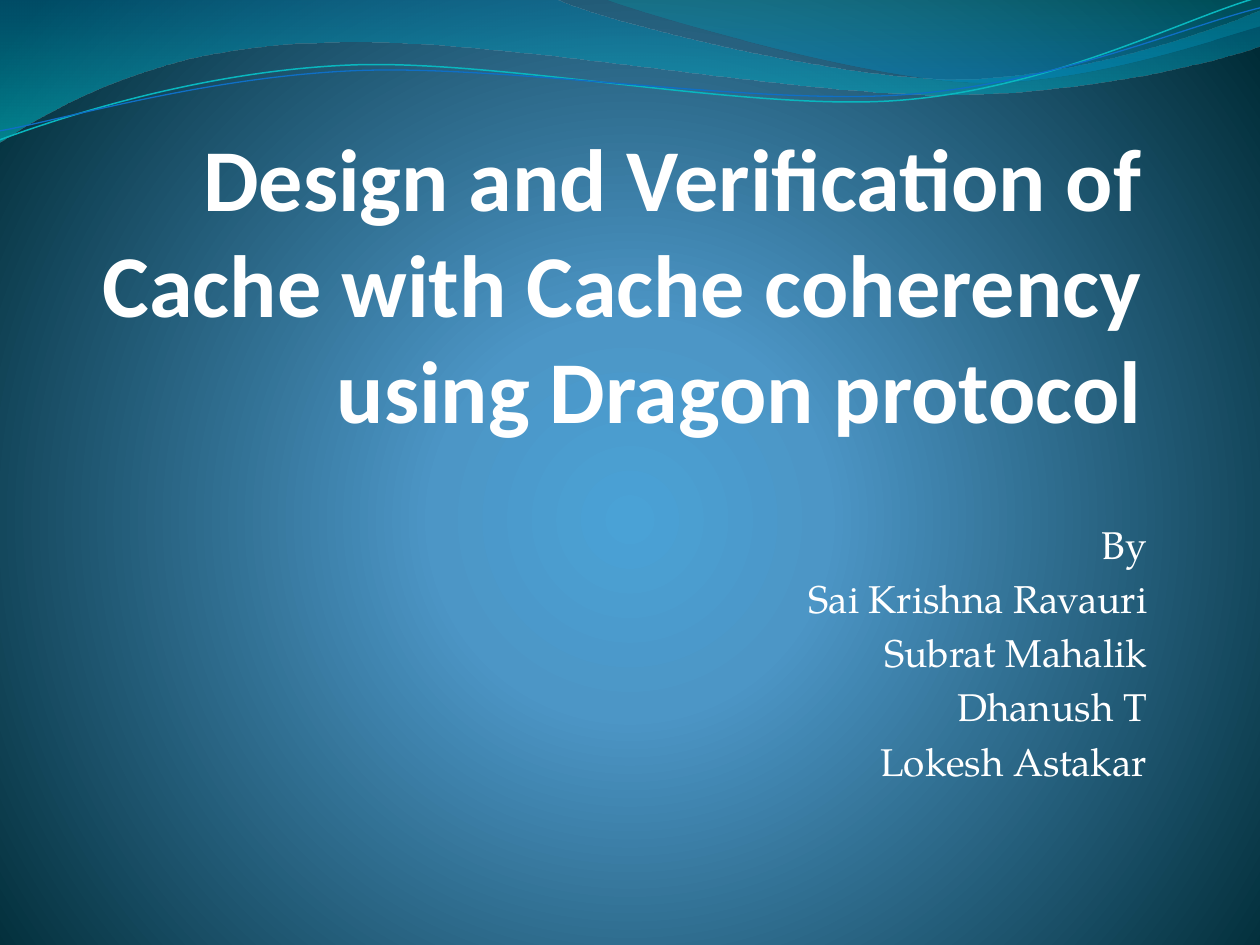
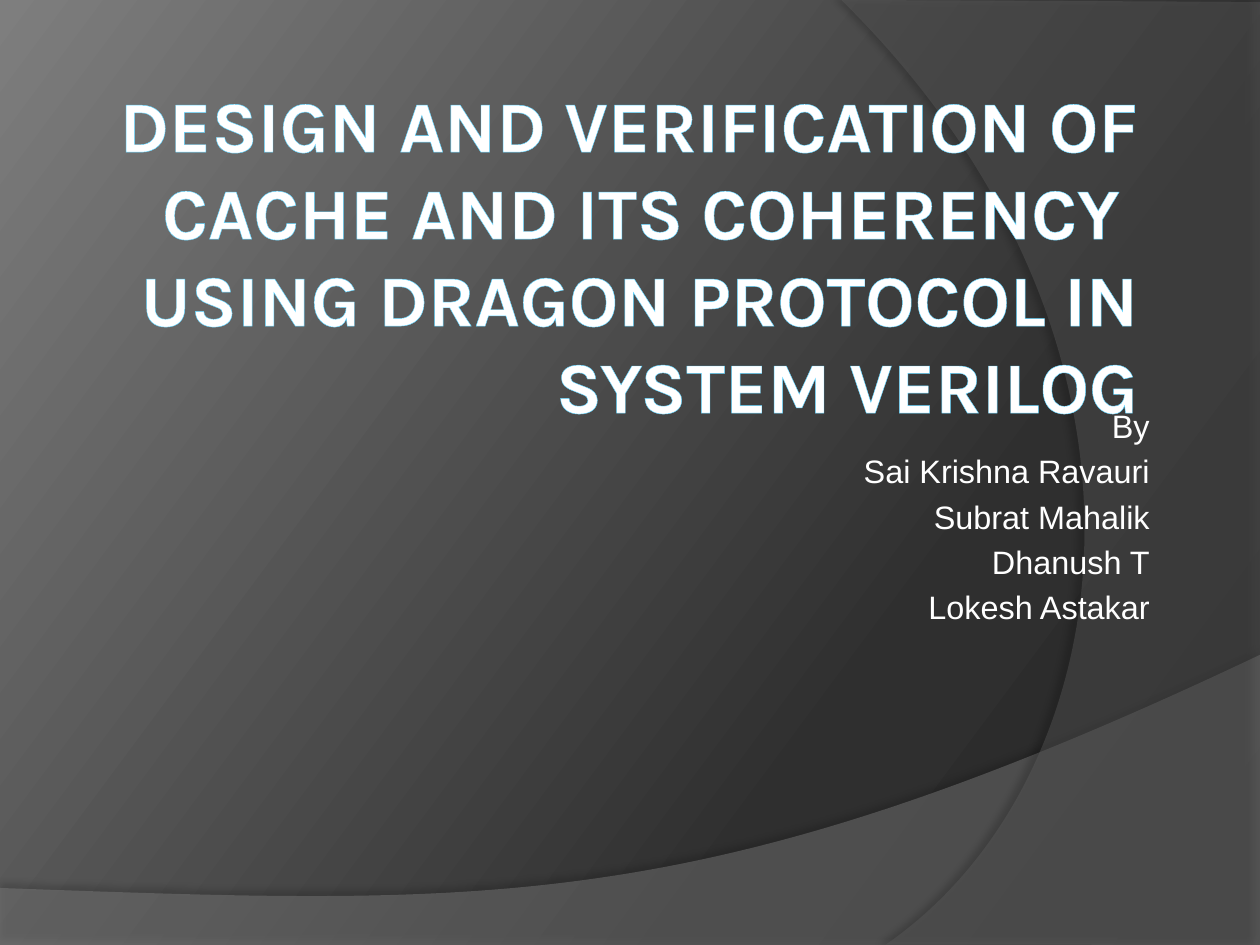
Before and after one commit to dhanusht6/system_verilog_project, a slide deck: slide 1 of Design and Verification of Cache with Cache coherency.pptx. Drawn at 1260x945 pixels with LibreOffice and Linux fonts; fonts in the diff are those of the drawing. Boxes give left, top, right and bottom in pixels: in the first picture for what was removed or moved away, otherwise in the second. Text is boxed around its words. In the diff, an @@ line names an element or a change of style, - is before the commit and + after.

```diff
--- a/Design and Verification of Cache with Cache coherency.pptx
+++ b/Design and Verification of Cache with Cache coherency.pptx
@@ background gradient #4AA0D6 to #4C98C7 to #002C38 to gradient #282828 to #2F2F2F to #7E7E7E @@
@@ freeform shape removed at [0,0,1260,142] @@
@@ freeform shape removed at [0,0,1260,147] @@
@@ freeform shape removed at [0,8,1260,141] @@
@@ freeform shape removed at [604,0,1260,87] @@
@@ freeform shape added at [842,0,1260,945], fill #5E5E5E at 40% opacity @@
@@ title "DESIGN AND VERIFICATION OF CACHE ..." at [119,104,1138,415]: vertical alignment bottom to top @@
@@ title at [119,104,1138,415]: text changed; size 50.4 to 41.4 pt; font Calibri to Karla @@
-Design and Verification of Cache with Cache coherency using Dragon protocol
+DESIGN AND VERIFICATION OF CACHE AND ITS COHERENCY USING DRAGON PROTOCOL IN SYSTEM VERILOG
@@ subtitle "By" at [864,412,1150,620]: size 22.1 to 18.5 pt, font TeX Gyre Pagella to Arial; vertical alignment top to bottom @@
@@ freeform shape added at [0,655,1260,945], fill #7F7F7F at 45% opacity @@
```
Also in this commit, not shown: 12 other slides changed, 30 slides added, 4 slides removed.
